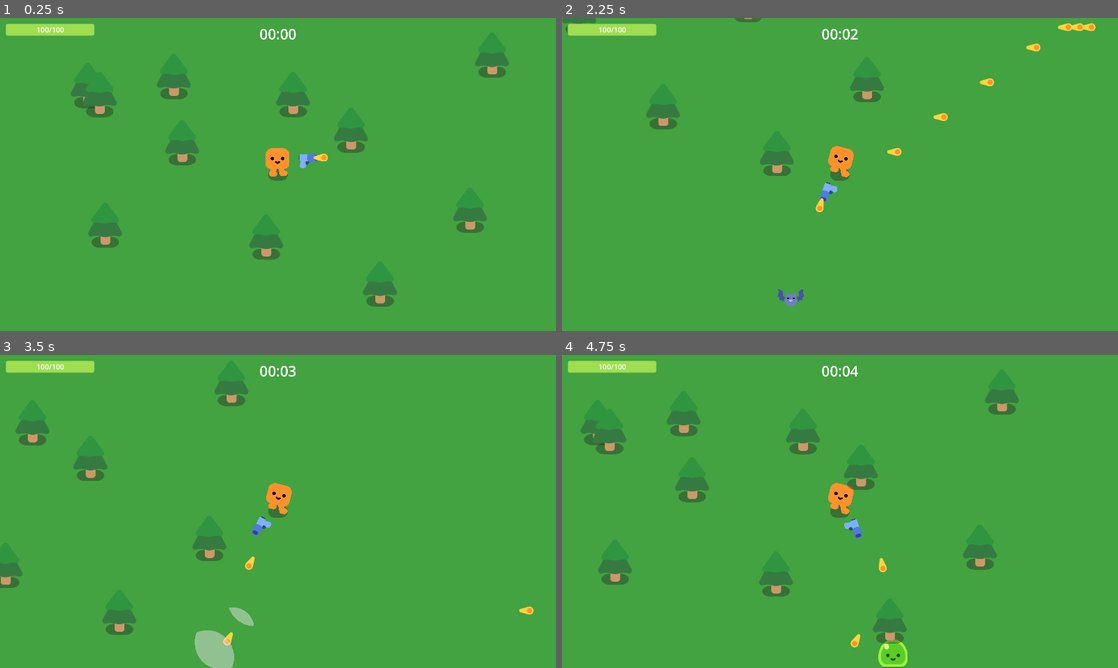
Above: before the commit, frames 1-4 (two rows, left to right).
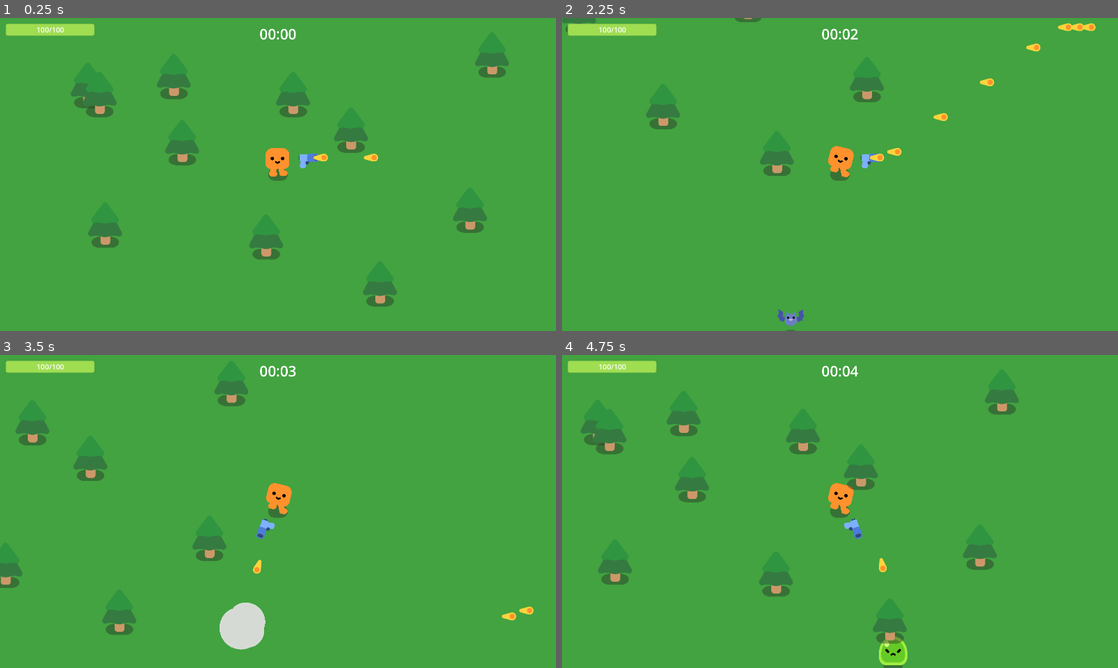
Above: after the commit, the same moments.

Repository: Gatreh/vampire-survivors-clone
Game: Godot game, scene res://Game.tscn
The game is run twice, just before and just after one commit, with the same random seed, the same clock (stepped at 60 frames per second) and the same inputs.
Inputs:
- Up to frame 1 (0.25 s): no input
- Up to frame 2 (2.25 s): tap Enter at 0.5 s; hold D (move_right) 0.53-1.28 s; hold S (move_down) 1.28-2.03 s; hold D (move_right) from 2.03 s (still down)
- Up to frame 3 (3.5 s): release D (move_right) at 2.78 s; hold W (move_up) from 2.78 s (still down)
- Up to frame 4 (4.75 s): release W (move_up) at 3.53 s; hold A (move_left) from 3.53 s (still down)

The runs differ from the first frame. In frame 1, less than 0.1% of the frame differs, in the area x 65-68%, y 43-46%; in frame 2, 0.6%; in frame 3, 1.9%, in the area x 35-93%, y 51-100%; in frame 4, 0.2%.

Commit message:
moved mob code to Mob_Behavior.gd, refactored mob stats so they're now controlled from spawning logic, re-did animations for the bat mob to make auto-aim simpler. Moved mob dying to a separate Kill() function and added a timeout clause, small start on mobspawning refactor in Game.gd

Diff:
--- a/Bat_Mob.gd
+++ b/Bat_Mob.gd
@@ -1,28 +1 @@
-extends CharacterBody2D
-
-@onready var player = get_node("/root/Game/Player")
-@onready var mob = %Bat
-
-const SPEED = 600
-const DAMAGE = 2
-
-const SMOKE_SCENE = preload("res://smoke_explosion/smoke_explosion.tscn")
-
-var health = 5
-
-func _ready():
-	mob.play_walk()
-
-func _physics_process(delta):
-	var direction = global_position.direction_to(player.global_position)
-	velocity = direction * SPEED
-	move_and_slide()
-
-func TakeDamage(damage):
-	health -= damage
-	mob.play_hurt()
-	if health == 0:
-		queue_free()
-		var smoke = SMOKE_SCENE.instantiate()
-		get_parent().add_child(smoke)
-		smoke.global_position = Vector2(global_position.x, global_position.y - 75)
+extends "res://Mob_Behavior.gd"
--- a/Bat_Mob.tscn
+++ b/Bat_Mob.tscn
@@ -13,8 +13,6 @@
 
 [node name="Bat" parent="." instance=ExtResource("1_a7lyj")]
 unique_name_in_owner = true
-position = Vector2(0, 51)
 
 [node name="CollisionShape2D" type="CollisionShape2D" parent="."]
-position = Vector2(0, -66)
 shape = SubResource("CircleShape2D_5lbej")
--- a/Game.gd
+++ b/Game.gd
@@ -4,6 +4,7 @@
 	0: load("res://Slime_Mob.tscn"),
 	1: load("res://Bat_Mob.tscn")
 }
+enum mobnames {SLIME, BAT}
 
 var timeSeconds = 0
 var timeMinutes = 0
@@ -26,14 +27,20 @@
 
 # Random position
 func spawn_mob(mob):
-	var new_mob = mob.instantiate()
+	var new_mob = mobs[mob].instantiate()
+	if mob == 0:
+		new_mob.mobName = "Slime"
+		new_mob.STATS = {"HEALTH": 15, "SPEED": 300, "DAMAGE": 5, "LIFETIME": 5.00}
+	elif mob == 1:
+		new_mob.mobName = "Bat"
+		new_mob.STATS = {"HEALTH": 5, "SPEED": 600, "DAMAGE": 2, "LIFETIME": 5.00}
 	%PathFollow2D.progress_ratio = randf()
 	new_mob.global_position = %PathFollow2D.global_position
 	add_child(new_mob)
 
 # $Timer timing out
 func _on_timer_timeout():
-	spawn_mob(mobs[randi_range(0, mobs.size() - 1)])
+	spawn_mob(randi_range(0, mobs.size() - 1))
 
 #region Patterns
 
--- a/Gun.gd
+++ b/Gun.gd
@@ -1,4 +1,7 @@
 extends Area2D
+
+func _ready():
+	Shoot()
 
 func _physics_process(delta):
 	var enemies_in_range = get_overlapping_bodies()
--- /dev/null
+++ b/Mob_Behavior.gd
@@ -0,0 +1,44 @@
+extends CharacterBody2D
+
+@onready var player = get_node("/root/Game/Player")
+@onready var mob = new()
+
+const SMOKE_SCENE = preload("res://smoke_explosion/smoke_explosion.tscn")
+
+var mobName = ""
+
+var STATS = {
+	"HEALTH" : 0,
+	"RESISTANCE": 0,
+	"SPEED": 0,
+	"DAMAGE": 0,
+	"RANGE": 0,
+	"LIFETIME": 0.00 # in seconds
+}
+
+func _ready():
+	mob = get_node("%" + mobName)
+	mob.play_walk()
+	if STATS.LIFETIME > 0.00:
+		KillAfterTimeout(STATS.LIFETIME)
+
+func _physics_process(delta):
+	var direction = global_position.direction_to(player.global_position)
+	velocity = direction * STATS.SPEED
+	move_and_slide()
+
+func TakeDamage(damage):
+	STATS.HEALTH -= damage
+	mob.play_hurt()
+	if STATS.HEALTH == 0:
+		Kill()
+
+func KillAfterTimeout(time):
+	await get_tree().create_timer(time).timeout
+	Kill()
+
+func Kill():
+	queue_free()
+	var smoke = SMOKE_SCENE.instantiate()
+	get_parent().add_child(smoke)
+	smoke.global_position = global_position
--- a/Player.gd
+++ b/Player.gd
@@ -29,7 +29,7 @@
 	if overlapping_mobs.size() > 0 && $Timer.is_stopped():
 		$Timer.start()			# Configurable iframes
 		for enemy in overlapping_mobs:
-			health -= enemy.DAMAGE
+			health -= enemy.STATS.DAMAGE
 		updateHealthBar()
 		if health <= 0:
 			health_depleted.emit()
--- a/Slime_Mob.gd
+++ b/Slime_Mob.gd
@@ -1,27 +1 @@
-extends CharacterBody2D
-
-@onready var player = get_node("/root/Game/Player")
-@onready var mob = %Slime
-
-const SPEED = 300
-const DAMAGE = 5
-
-var health = 10
-
-func _ready():
-	mob.play_walk()
-
-func _physics_process(delta):
-	var direction = global_position.direction_to(player.global_position)
-	velocity = direction * SPEED
-	move_and_slide()
-
-func TakeDamage(damage):
-	health -= damage
-	mob.play_hurt()
-	if health == 0:
-		queue_free()
-		const SMOKE_SCENE = preload("res://smoke_explosion/smoke_explosion.tscn")
-		var smoke = SMOKE_SCENE.instantiate()
-		get_parent().add_child(smoke)
-		smoke.global_position = global_position
+extends "res://Mob_Behavior.gd"
--- a/characters/bat/bat.tscn
+++ b/characters/bat/bat.tscn
@@ -13,50 +13,50 @@
 tracks/0/type = "value"
 tracks/0/imported = false
 tracks/0/enabled = true
-tracks/0/path = NodePath("Anchor/Face:position")
+tracks/0/path = NodePath("Anchor:position")
 tracks/0/interp = 1
 tracks/0/loop_wrap = true
 tracks/0/keys = {
-"times": PackedFloat32Array(0),
-"transitions": PackedFloat32Array(1),
-"update": 0,
-"values": [Vector2(0, -119.667)]
+"times": PackedFloat32Array(0.001),
+"transitions": PackedFloat32Array(1),
+"update": 0,
+"values": [Vector2(0, 0)]
 }
 tracks/1/type = "value"
 tracks/1/imported = false
 tracks/1/enabled = true
-tracks/1/path = NodePath("Anchor:position")
+tracks/1/path = NodePath("Anchor:modulate")
 tracks/1/interp = 1
 tracks/1/loop_wrap = true
 tracks/1/keys = {
 "times": PackedFloat32Array(0),
 "transitions": PackedFloat32Array(1),
 "update": 0,
-"values": [Vector2(0, 0)]
+"values": [Color(1, 1, 1, 1)]
 }
 tracks/2/type = "value"
 tracks/2/imported = false
 tracks/2/enabled = true
-tracks/2/path = NodePath("Anchor/Face/Eyes:scale")
+tracks/2/path = NodePath("Anchor/Wing_Right:position")
 tracks/2/interp = 1
 tracks/2/loop_wrap = true
 tracks/2/keys = {
 "times": PackedFloat32Array(0),
 "transitions": PackedFloat32Array(1),
 "update": 0,
-"values": [Vector2(0.185684, 0.15)]
+"values": [Vector2(46.52, 0)]
 }
 tracks/3/type = "value"
 tracks/3/imported = false
 tracks/3/enabled = true
-tracks/3/path = NodePath("Anchor/Wing_Right:position")
+tracks/3/path = NodePath("Anchor/Wing_Right:rotation")
 tracks/3/interp = 1
 tracks/3/loop_wrap = true
 tracks/3/keys = {
 "times": PackedFloat32Array(0),
 "transitions": PackedFloat32Array(1),
 "update": 0,
-"values": [Vector2(41.0133, -122)]
+"values": [0.0]
 }
 tracks/4/type = "value"
 tracks/4/imported = false
@@ -68,43 +68,43 @@
 "times": PackedFloat32Array(0),
 "transitions": PackedFloat32Array(1),
 "update": 0,
-"values": [Vector2(0.27, 0.36)]
+"values": [Vector2(0.36, 0.36)]
 }
 tracks/5/type = "value"
 tracks/5/imported = false
 tracks/5/enabled = true
-tracks/5/path = NodePath("Anchor/Wing_Left:scale")
+tracks/5/path = NodePath("Anchor/Wing_Left:position")
 tracks/5/interp = 1
 tracks/5/loop_wrap = true
 tracks/5/keys = {
-"times": PackedFloat32Array(0),
-"transitions": PackedFloat32Array(1),
-"update": 0,
-"values": [Vector2(0.27, 0.36)]
+"times": PackedFloat32Array(0.001),
+"transitions": PackedFloat32Array(1),
+"update": 0,
+"values": [Vector2(-46.52, 0)]
 }
 tracks/6/type = "value"
 tracks/6/imported = false
 tracks/6/enabled = true
-tracks/6/path = NodePath("Anchor/Wing_Left:position")
+tracks/6/path = NodePath("Anchor/Wing_Left:rotation")
 tracks/6/interp = 1
 tracks/6/loop_wrap = true
 tracks/6/keys = {
 "times": PackedFloat32Array(0),
 "transitions": PackedFloat32Array(1),
 "update": 0,
-"values": [Vector2(-41.0133, -122)]
+"values": [0.0]
 }
 tracks/7/type = "value"
 tracks/7/imported = false
 tracks/7/enabled = true
-tracks/7/path = NodePath("Anchor:modulate")
+tracks/7/path = NodePath("Anchor/Wing_Left:scale")
 tracks/7/interp = 1
 tracks/7/loop_wrap = true
 tracks/7/keys = {
-"times": PackedFloat32Array(0),
-"transitions": PackedFloat32Array(1),
-"update": 0,
-"values": [Color(1, 1, 1, 1)]
+"times": PackedFloat32Array(0.001),
+"transitions": PackedFloat32Array(1),
+"update": 0,
+"values": [Vector2(0.36, 0.36)]
 }
 tracks/8/type = "value"
 tracks/8/imported = false
@@ -116,103 +116,55 @@
 "times": PackedFloat32Array(0),
 "transitions": PackedFloat32Array(1),
 "update": 0,
-"values": [Vector2(0, -117)]
+"values": [Vector2(0, 0)]
 }
 tracks/9/type = "value"
 tracks/9/imported = false
 tracks/9/enabled = true
-tracks/9/path = NodePath("GroundShadow:scale")
+tracks/9/path = NodePath("Anchor/Face/Eyes:position")
 tracks/9/interp = 1
 tracks/9/loop_wrap = true
 tracks/9/keys = {
-"times": PackedFloat32Array(0),
-"transitions": PackedFloat32Array(1),
-"update": 0,
-"values": [Vector2(0.538462, 0.538462)]
+"times": PackedFloat32Array(0.001),
+"transitions": PackedFloat32Array(1),
+"update": 0,
+"values": [Vector2(0, -3)]
 }
 tracks/10/type = "value"
 tracks/10/imported = false
 tracks/10/enabled = true
-tracks/10/path = NodePath("Anchor/Wing_Right:position")
+tracks/10/path = NodePath("Anchor/Face/Eyes:scale")
 tracks/10/interp = 1
 tracks/10/loop_wrap = true
 tracks/10/keys = {
-"times": PackedFloat32Array(0),
-"transitions": PackedFloat32Array(1),
-"update": 0,
-"values": [Vector2(46.52, -122)]
+"times": PackedFloat32Array(0.001),
+"transitions": PackedFloat32Array(1),
+"update": 0,
+"values": [Vector2(0.186, 0.186)]
 }
 tracks/11/type = "value"
 tracks/11/imported = false
 tracks/11/enabled = true
-tracks/11/path = NodePath("Anchor/Wing_Right:rotation")
+tracks/11/path = NodePath("Anchor/Face/Mouth:position")
 tracks/11/interp = 1
 tracks/11/loop_wrap = true
 tracks/11/keys = {
-"times": PackedFloat32Array(0),
-"transitions": PackedFloat32Array(1),
-"update": 0,
-"values": [0.0]
+"times": PackedFloat32Array(0.001),
+"transitions": PackedFloat32Array(1),
+"update": 0,
+"values": [Vector2(0, 4.28)]
 }
 tracks/12/type = "value"
 tracks/12/imported = false
 tracks/12/enabled = true
-tracks/12/path = NodePath("Anchor/Wing_Right:scale")
+tracks/12/path = NodePath("Anchor/Face/Mouth:scale")
 tracks/12/interp = 1
 tracks/12/loop_wrap = true
 tracks/12/keys = {
-"times": PackedFloat32Array(0),
-"transitions": PackedFloat32Array(1),
-"update": 0,
-"values": [Vector2(0.36, 0.36)]
-}
-tracks/13/type = "value"
-tracks/13/imported = false
-tracks/13/enabled = true
-tracks/13/path = NodePath("Anchor/Wing_Left:scale")
-tracks/13/interp = 1
-tracks/13/loop_wrap = true
-tracks/13/keys = {
-"times": PackedFloat32Array(0),
-"transitions": PackedFloat32Array(1),
-"update": 0,
-"values": [Vector2(0.36, 0.36)]
-}
-tracks/14/type = "value"
-tracks/14/imported = false
-tracks/14/enabled = true
-tracks/14/path = NodePath("Anchor/Wing_Left:rotation")
-tracks/14/interp = 1
-tracks/14/loop_wrap = true
-tracks/14/keys = {
-"times": PackedFloat32Array(0),
-"transitions": PackedFloat32Array(1),
-"update": 0,
-"values": [0.0]
-}
-tracks/15/type = "value"
-tracks/15/imported = false
-tracks/15/enabled = true
-tracks/15/path = NodePath("Anchor/Wing_Left:position")
-tracks/15/interp = 1
-tracks/15/loop_wrap = true
-tracks/15/keys = {
-"times": PackedFloat32Array(0),
-"transitions": PackedFloat32Array(1),
-"update": 0,
-"values": [Vector2(-46.52, -122)]
-}
-tracks/16/type = "value"
-tracks/16/imported = false
-tracks/16/enabled = true
-tracks/16/path = NodePath("Anchor/Face:scale")
-tracks/16/interp = 1
-tracks/16/loop_wrap = true
-tracks/16/keys = {
-"times": PackedFloat32Array(0),
-"transitions": PackedFloat32Array(1),
-"update": 0,
-"values": [Vector2(1, 1)]
+"times": PackedFloat32Array(0.001),
+"transitions": PackedFloat32Array(1),
+"update": 0,
+"values": [Vector2(0.0869565, 0.093)]
 }
 
 [sub_resource type="Animation" id="Animation_7p5tt"]
@@ -240,7 +192,7 @@
 "times": PackedFloat32Array(0, 0.1),
 "transitions": PackedFloat32Array(1, 1),
 "update": 0,
-"values": [Vector2(0, -125), Vector2(0, -119.667)]
+"values": [Vector2(0, -3), Vector2(0, 3)]
 }
 tracks/2/type = "value"
 tracks/2/imported = false
@@ -264,7 +216,7 @@
 "times": PackedFloat32Array(0, 0.1),
 "transitions": PackedFloat32Array(1, 1),
 "update": 0,
-"values": [Vector2(25, -122), Vector2(41.0133, -122)]
+"values": [Vector2(25, 0), Vector2(41.013, 0)]
 }
 tracks/4/type = "value"
 tracks/4/imported = false
@@ -300,7 +252,7 @@
 "times": PackedFloat32Array(0, 0.1),
 "transitions": PackedFloat32Array(1, 1),
 "update": 0,
-"values": [Vector2(-25, -122), Vector2(-41.0133, -122)]
+"values": [Vector2(-25, 0), Vector2(-41.013, 0)]
 }
 tracks/7/type = "value"
 tracks/7/imported = false
@@ -366,7 +318,7 @@
 "times": PackedFloat32Array(0, 0.083, 0.25, 0.3),
 "transitions": PackedFloat32Array(1, 1, 1, 1),
 "update": 0,
-"values": [Vector2(0, -117), Vector2(0, -113), Vector2(0, -120), Vector2(0, -117)]
+"values": [Vector2(0, 0), Vector2(0, 4), Vector2(0, -3), Vector2(0, 0)]
 }
 tracks/2/type = "value"
 tracks/2/imported = false
@@ -390,7 +342,7 @@
 "times": PackedFloat32Array(0, 0.083, 0.16, 0.25, 0.3),
 "transitions": PackedFloat32Array(1, 1, 1, 1, 1),
 "update": 0,
-"values": [Vector2(46.52, -122), Vector2(35, -112), Vector2(35, -122), Vector2(35, -137), Vector2(46.52, -122)]
+"values": [Vector2(46.52, 0), Vector2(35, 10), Vector2(35, 0), Vector2(35, -15), Vector2(46.52, 0)]
 }
 tracks/4/type = "value"
 tracks/4/imported = false
@@ -450,7 +402,7 @@
 "times": PackedFloat32Array(0, 0.083, 0.16, 0.25, 0.3),
 "transitions": PackedFloat32Array(1, 1, 1, 1, 1),
 "update": 0,
-"values": [Vector2(-46.52, -122), Vector2(-35, -112), Vector2(-35, -122), Vector2(-35, -137), Vector2(-46.52, -122)]
+"values": [Vector2(-46.52, 0), Vector2(-35, 10), Vector2(-35, 0), Vector2(-35, -15), Vector2(-46.52, 0)]
 }
 tracks/9/type = "value"
 tracks/9/imported = false
@@ -489,32 +441,31 @@
 
 [node name="GroundShadow" type="Sprite2D" parent="."]
 modulate = Color(0.152941, 0.152941, 0.152941, 0.403922)
+position = Vector2(0, 45)
 scale = Vector2(0.538462, 0.538462)
 texture = ExtResource("1_6gljh")
 
 [node name="Anchor" type="Marker2D" parent="."]
 
 [node name="Wing_Right" type="Sprite2D" parent="Anchor"]
-position = Vector2(46.52, -122)
+position = Vector2(46.52, 0)
 scale = Vector2(0.36, 0.36)
 texture = ExtResource("2_2c25p")
 
 [node name="Wing_Left" type="Sprite2D" parent="Anchor"]
-position = Vector2(-46.52, -122)
+position = Vector2(-46.52, 0)
 scale = Vector2(0.36, 0.36)
 texture = ExtResource("3_yia6a")
 
 [node name="Head" type="Sprite2D" parent="Anchor"]
-position = Vector2(9.83477e-07, -119)
 scale = Vector2(0.315789, 0.32)
 texture = ExtResource("4_sa825")
 
 [node name="Face" type="Marker2D" parent="Anchor"]
-position = Vector2(0, -117)
 
 [node name="Eyes" type="Sprite2D" parent="Anchor/Face"]
-position = Vector2(-1.19209e-07, -4)
-scale = Vector2(0.185684, 0.15)
+position = Vector2(0, -3)
+scale = Vector2(0.186, 0.186)
 texture = ExtResource("5_6xqam")
 
 [node name="Mouth" type="Sprite2D" parent="Anchor/Face"]
